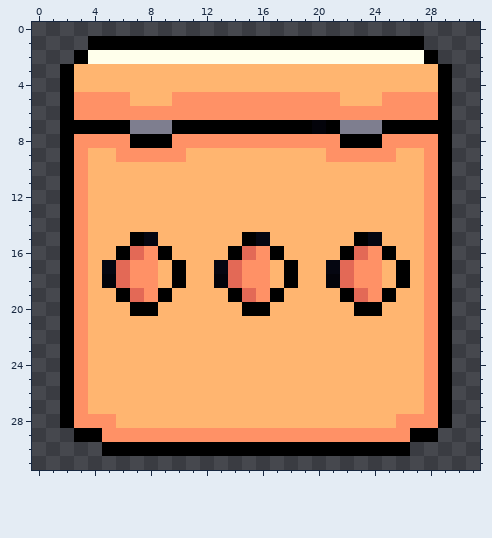
Two states of a pixel-art file, Assets/Sprites/Crates/_UziCrate.aseprite. Above: the version before the commit.
32x32 pixels, 1 frame. Colours within 5 levels of each other are drawn and written as one.
After the commit:
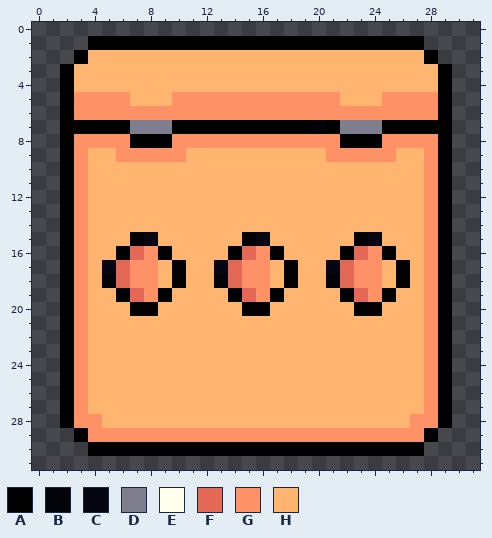
Palette (. is transparent): A #000000  B #03030a  C #050611  D #7e7e8f  E #ffffeb  F #e36956  G #ff9166  H #ffb570
The edit:
--- layer "Layer 1"
@@ x 0..31 @@
  1 ....AAAAAAAAAAAAAAAAAAAAAAAA....
- 2 ...AEEEEEEEEEEEEEEEEEEEEEEEEA...
+ 2 ...AHHHHHHHHHHHHHHHHHHHHHHHHA...
  3 ..AHHHHHHHHHHHHHHHHHHHHHHHHHHA..
@@ x 0..31 @@
 27 ..AGHHHHHHHHHHHHHHHHHHHHHHHHGA..
-28 ..AGGGHHHHHHHHHHHHHHHHHHHHGGGA..
-29 ...AAGGGGGGGGGGGGGGGGGGGGGGAA...
-30 .....AAAAAAAAAAAAAAAAAAAAAA.....
+28 ..AGGHHHHHHHHHHHHHHHHHHHHHHGGA..
+29 ...AGGGGGGGGGGGGGGGGGGGGGGGGA...
+30 ....AAAAAAAAAAAAAAAAAAAAAAAA....
 31 ................................
